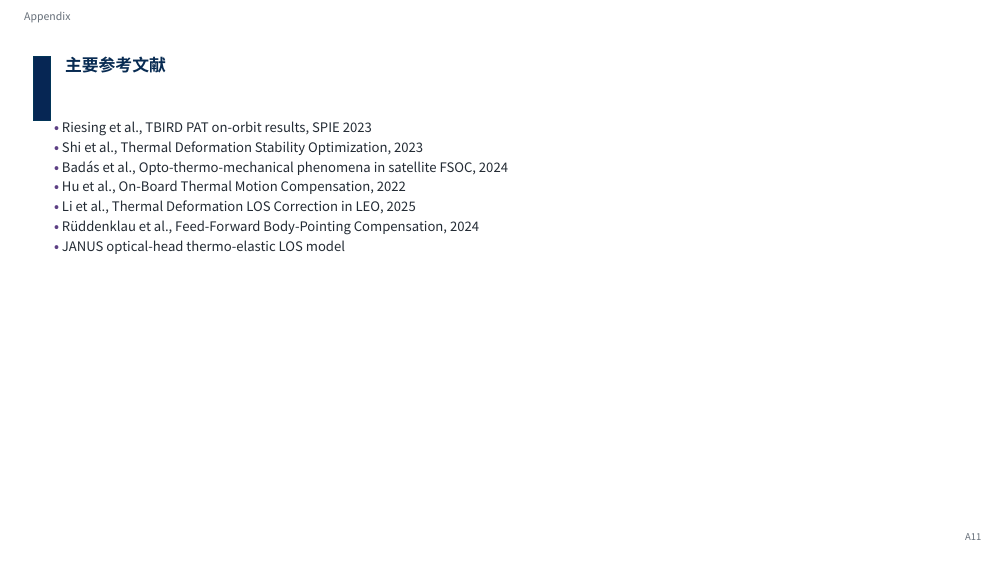
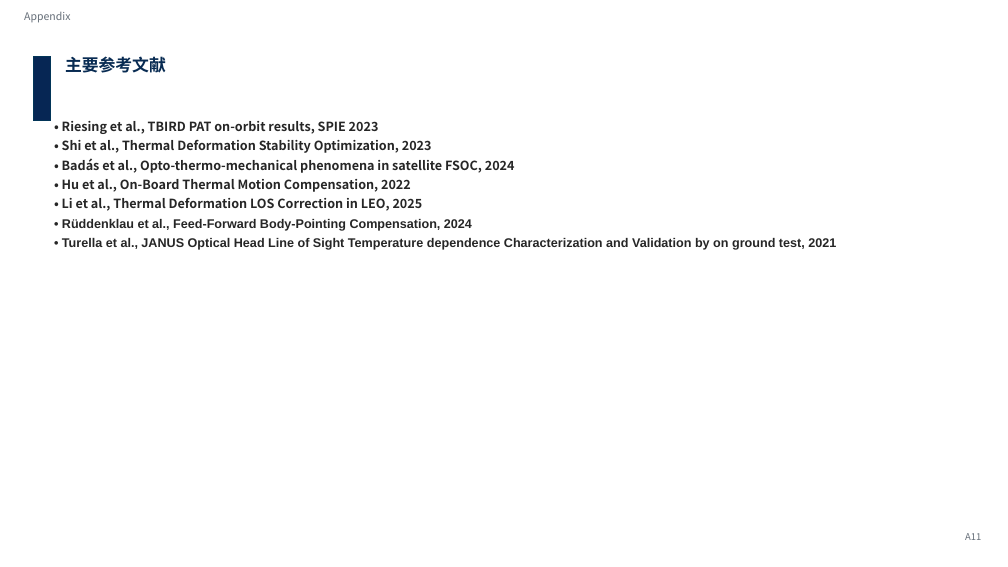
Before and after one commit to Hideki-1029/thermal-deformation-optcomm, a slide deck: slide 54 of papers/seminar/20260721_optcommrg_takamoto_v3_issl.pptx (slide 53 before the commit). Drawn at 1008x567 pixels with LibreOffice and Linux fonts; fonts in the diff are those of the drawing; background and template pictures are left out. Boxes give left, top, right and bottom in pixels: in the first picture for what was removed or moved away, otherwise in the second. Text is boxed around its words. In the diff, an @@ line names an element or a change of style, - is before the commit and + after.

```diff
--- a/papers/seminar/20260721_optcommrg_takamoto_v3_issl.pptx
+++ b/papers/seminar/20260721_optcommrg_takamoto_v3_issl.pptx
@@ text at box(62, 121, 515, 231): size 25 to 24 pt in "• Riesing et al., TBIRD PAT on-orbit ...", "• Shi et al., Thermal Deformation Stability ...", "• Badás et al., Opto-thermo-mechanical phenomena in ...", "• Hu et al., On-Board Thermal Motion ..." and 2 more places; text colour #5D4084 to #262626 in "•", "•", "•", "•" and 2 more places; text colour #232B34 to #262626, bold on in "Riesing et al., TBIRD PAT on-orbit results, ...", "Shi et al., Thermal Deformation Stability Optimization, ...", "Badás et al., Opto-thermo-mechanical phenomena in satellite ...", "Hu et al., On-Board Thermal Motion Compensation, ..." and 2 more places; font Noto Sans CJK JP to Arial in "• Rüddenklau et al., Feed-Forward Body-Pointing Compensation ..." @@
@@ text at box(62, 238, 836, 250): text changed; size 25 to 24 pt; font Noto Sans CJK JP to Arial; text colour #232B34 to #262626; bold on @@
-• JANUS optical-head thermo-elastic LOS model
+• Turella et al., JANUS Optical Head Line of Sight Temperature dependence Characterization and Validation by on ground test, 2021
```
Also in this commit, not shown: 17 other slides changed, 3 slides added, 2 slides removed.
